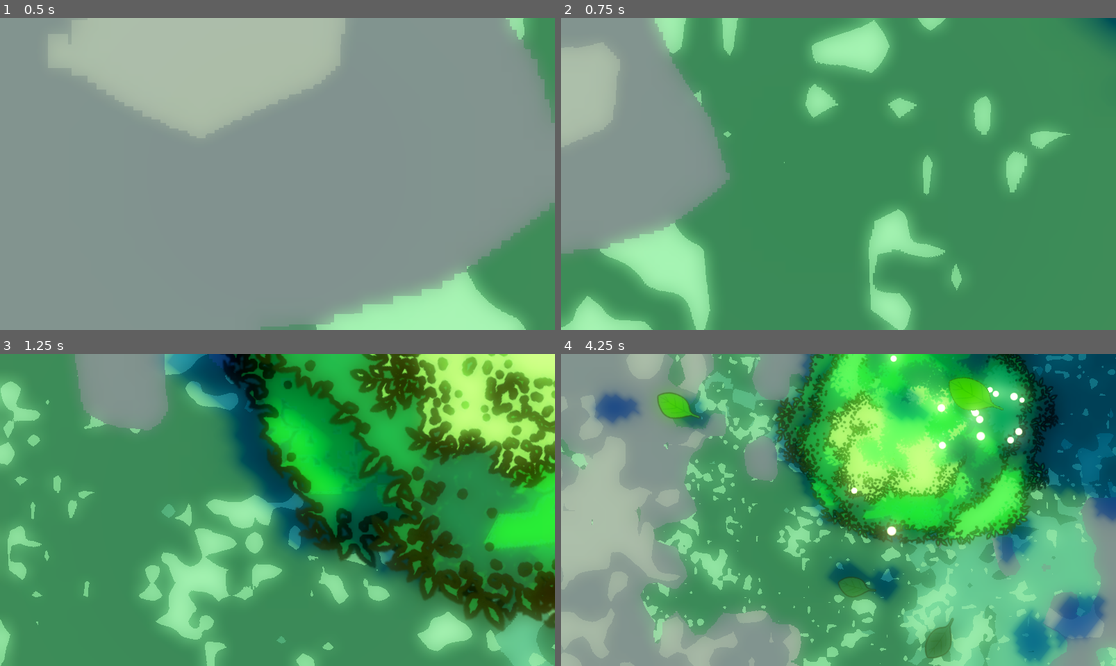
Above: before the commit, frames 1-4 (two rows, left to right).
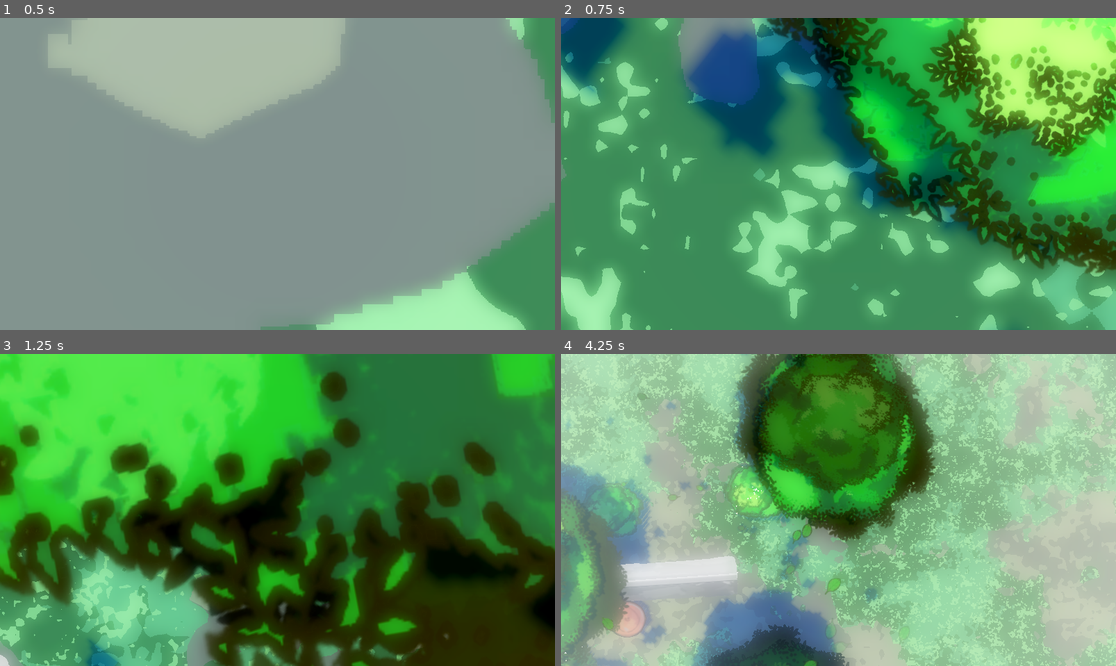
Above: after the commit, the same moments.

Repository: BoikoMaximAlexeevych/TUB3_GraphicsPlayground
Game: Godot game, scene res://node_3d.tscn
The game is run twice, just before and just after one commit, with the same random seed, the same clock (stepped at 60 frames per second) and the same inputs.
Inputs:
- Up to frame 1 (0.5 s): no input
- Up to frame 2 (0.75 s): hold Right (ui_right) from 0.53 s (still down); hold Q (Ascend) from 0.53 s (still down)
- Up to frame 3 (1.25 s): keep holding Right (ui_right); keep holding Q (Ascend)
- Up to frame 4 (4.25 s): release Right (ui_right) at 1.28 s; release Q (Ascend) at 1.28 s; hold Down (ui_down) 1.28-2.03 s; tap Q (Ascend) at 1.35, 2.85 s; hold Right (ui_right) 2.03-2.78 s; hold Q (Ascend) 2.03-2.78 s; hold Up (ui_up) 2.78-3.53 s; hold Left (ui_left) from 3.53 s (still down); hold Q (Ascend) from 3.53 s (still down); tap C (Descend) at 4.15 s

Frame 1 is identical in both runs. In frame 2, 77% of the frame differs, in the area x 0-100%, y 0-100%; in frame 3, 92%; in frame 4, 96%.

Commit message:
delta movement

Diff:
--- a/camera_3d.gd
+++ b/camera_3d.gd
@@ -2,8 +2,7 @@
 
 func _process(delta):
 	var input = Vector2(int(Input.is_action_pressed("ui_right")) - int(Input.is_action_pressed("ui_left")),
-	int(Input.is_action_pressed("ui_down")) - int(Input.is_action_pressed("ui_up"))) * .05
+	int(Input.is_action_pressed("ui_down")) - int(Input.is_action_pressed("ui_up"))) * delta * 10
 
-	var vertical_input = (int(Input.is_action_pressed("Ascend")) - int(Input.is_action_pressed("Descend")))*0.02
-
+	var vertical_input = (int(Input.is_action_pressed("Ascend")) - int(Input.is_action_pressed("Descend")))* delta * 5
 	self.position += Vector3(input.x, vertical_input, input.y)
